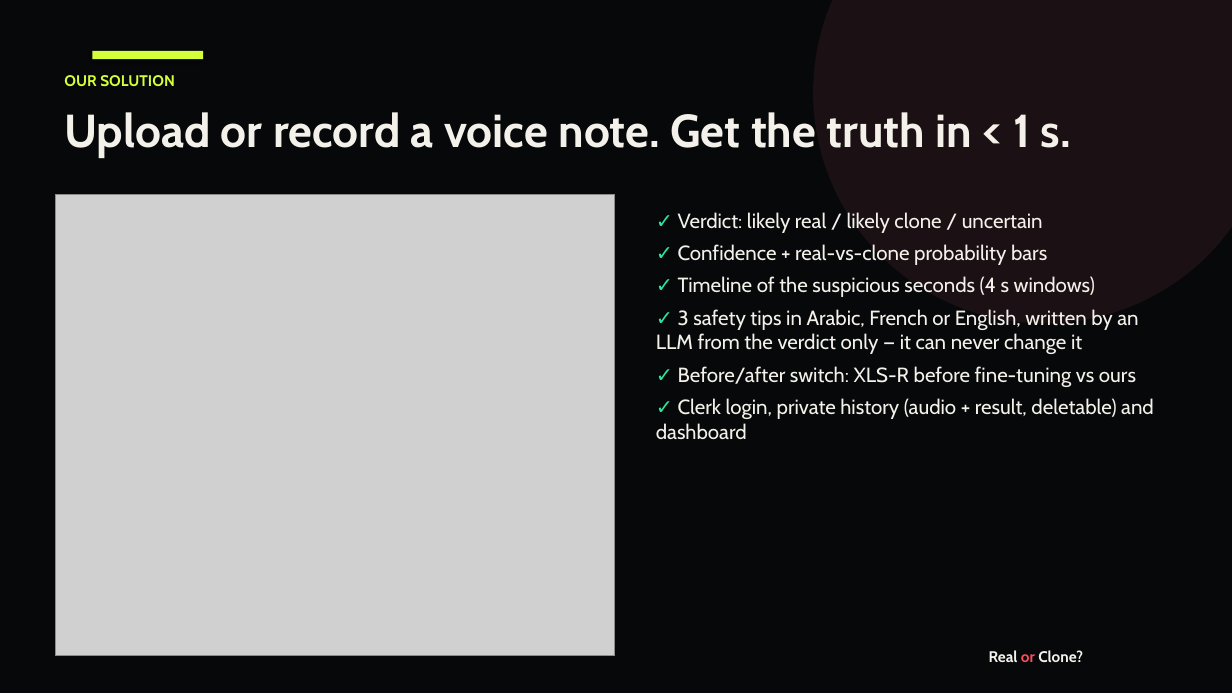
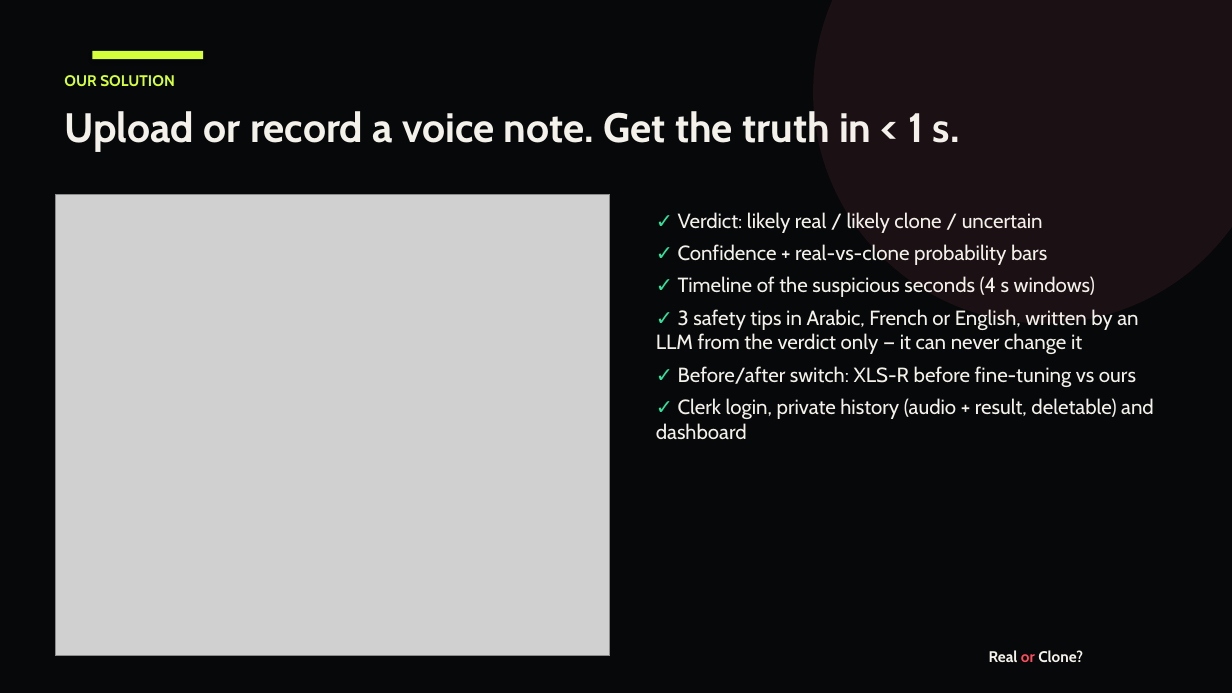
Before and after one commit to ilyasdaoudrma/real-or-clone, a slide deck: slide 3 of docs/Real-or-Clone.pptx. Drawn at 1232x693 pixels with LibreOffice and Linux fonts; fonts in the diff are those of the drawing; grey boxes stand for pictures. Boxes give left, top, right and bottom in pixels: in the first picture for what was removed or moved away, otherwise in the second. Text is boxed around its words. In the diff, an @@ line names an element or a change of style, - is before the commit and + after.

```diff
--- a/docs/Real-or-Clone.pptx
+++ b/docs/Real-or-Clone.pptx
@@ text "Upload or record a voice ..." at (x1=64, y1=111, x2=960, y2=152): size 36 to 32 pt @@
@@ picture resized from (x1=55, y1=194, x2=615, y2=656) to (x1=55, y1=194, x2=610, y2=656) @@
```
Also in this commit, not shown: 8 other slides changed, 9 other files.
